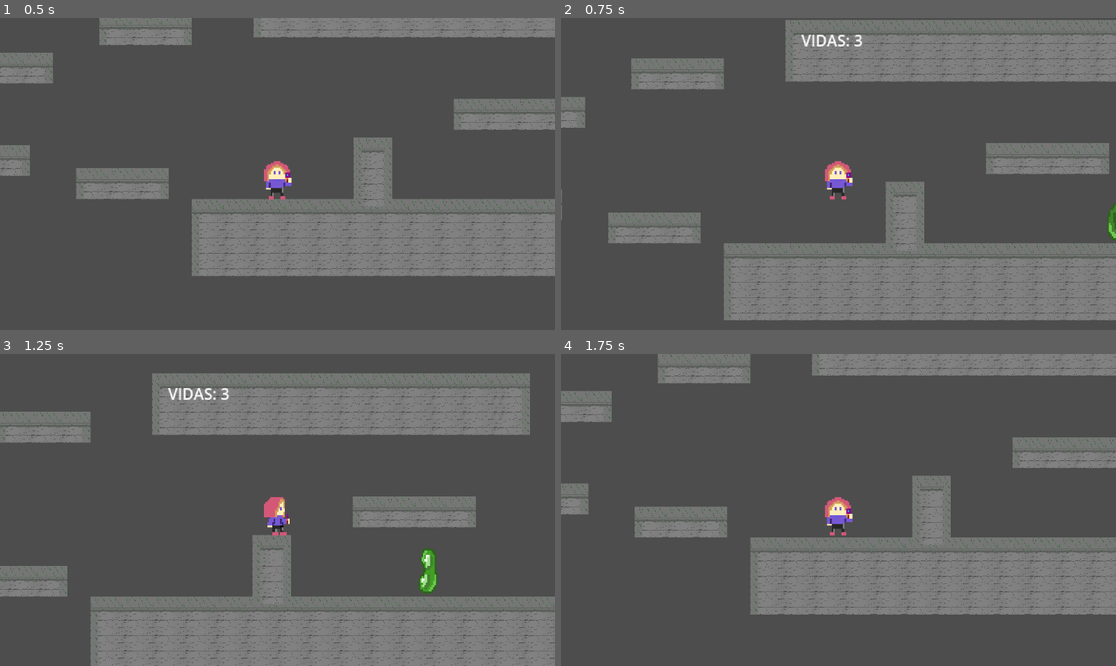
Above: before the commit, frames 1-4 (two rows, left to right).
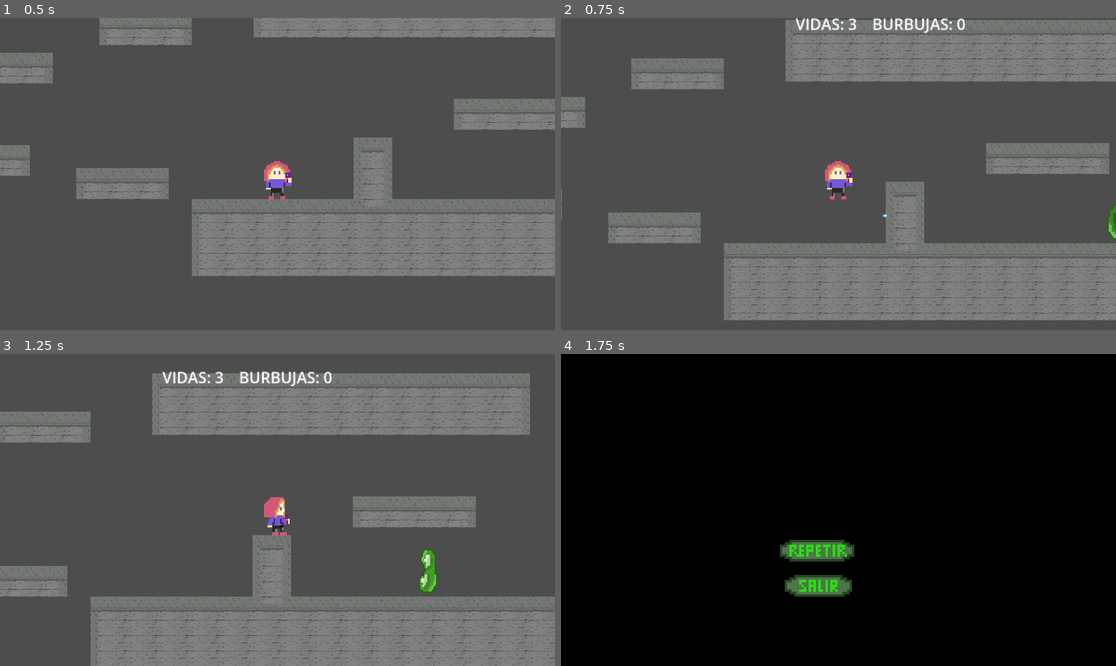
Above: after the commit, the same moments.

Repository: AntMan9VelRiv/Juego_Granada_Game_Jam_2025
Game: Godot game, scene res://escenas/nivel.tscn
Two runs of this game, one before a commit and one after it. Both use one fixed random seed, a clock stepped at 60 frames per second and the inputs below. This scene is started directly instead of the project's main scene. Video files are missing from this copy of the repository; at most half a second of black plays in their place.
Inputs:
- Up to frame 1 (0.5 s): no input
- Up to frame 2 (0.75 s): tap Enter (ui_accept) at 0.5 s; hold Right (ui_right) from 0.53 s (still down); hold X (habilidad) from 0.53 s (still down)
- Up to frame 3 (1.25 s): keep holding Right (ui_right); keep holding X (habilidad); tap Enter (ui_accept) at 0.77 s
- Up to frame 4 (1.75 s): keep holding Right (ui_right); release X (habilidad) at 1.28 s; tap X (habilidad) at 1.35 s; tap Enter (ui_accept) at 1.52 s

Frame 1 is identical in both runs. In frame 2, 0.8% of the frame differs, in the area x 42-73%, y 0-64%; in frame 3, 0.7%; in frame 4, 100%, in the area x 0-100%, y 0-100%.

Commit message:
Antes de la ida a casa

Diff:
--- a/toxicbubble/escenas/controlador.gd
+++ b/toxicbubble/escenas/controlador.gd
@@ -2,11 +2,15 @@
 
 var vidas_iniciales = 3  # Número inicial de vidas
 var vidas_actuales = vidas_iniciales  # Contador actual de vidas
-
+var burbujas_destruidas = 0  # Contador de burbujas destruidas
+var total_burbujas = 0
+var derrota = false
 var ruta_etiqueta_nivel: Label = null  # Referencia al Label en pantalla
 var current_scene: Node = null  # Referencia a la escena actual
 
-@onready var personaje: Node = null  # Referencia al personaje principal
+var ruta_etiqueta_burbujas= null # Referencia al Label de burbuja en pantalla
+
+@onready var personaje = null  # Referencia al personaje principal+
 
 func _ready():
 	# Inicializar la escena actual
@@ -22,15 +26,20 @@
 	actualizar_vidas()
 
 func restar_vida():
+	if derrota:  # Si ya está en derrota, no hacer nada
+		return
+
 	# Resta una vida y actualiza la pantalla
 	vidas_actuales -= 1
 	actualizar_vidas()
 
 	if vidas_actuales <= 0:
 		print("Vidas agotadas. Reiniciando nivel...")
-		goto_scene("res://escenas/nivel.tscn")  # Cambia esta ruta según tu nivel
+		derrota = true  # Marca que el jugador está en derrota
+		goto_derrota()  # Cambia a la escena de derrota
 	else:
 		reposicionar_personaje()
+
 
 func actualizar_vidas():
 	# Actualiza el texto del contador en pantalla
@@ -68,5 +77,49 @@
 		print("Error: No se pudo cargar la escena en la ruta:", path)
 
 func jugadorCaido():
-	print("Jugador caído. Reiniciando escena...")
-	goto_scene("res://escenas/nivel.tscn")
+	vidas_actuales -= 1
+	actualizar_vidas()
+	if vidas_actuales <= 0:
+		derrota = true
+		goto_derrota()
+	else:
+		print("Jugador caído. Reiniciando escena...")
+		goto_scene("res://escenas/nivel.tscn")
+
+func goto_victoria():
+	call_deferred("_deferred_change_scene", "res://escenas/victoria.tscn")
+
+func goto_derrota():
+	call_deferred("_deferred_change_scene", "res://escenas/derrota.tscn")
+
+func _deferred_change_scene(ruta: String):
+	get_tree().change_scene_to_file(ruta)
+
+func asignar_label_burbujas(label_nodo: Label):
+	ruta_etiqueta_burbujas = label_nodo
+	actualizar_burbujas_label()
+
+func actualizar_burbujas_label():
+	if ruta_etiqueta_burbujas:
+		ruta_etiqueta_burbujas.text = "BURBUJAS: " + str(burbujas_destruidas)
+
+func actualizar_burbujas_destruidas():
+	burbujas_destruidas += 1
+	actualizar_burbujas_label()  # Actualiza el Label en pantalla
+	if burbujas_destruidas >= total_burbujas:
+		goto_victoria()
+	print("Burbujas destruidas: ", burbujas_destruidas)
+
+func reiniciar_variables():
+	# Reinicia las variables del juego
+	vidas_actuales = vidas_iniciales  # Reinicia el contador de vidas
+	burbujas_destruidas = 0  # Reinicia el contador de burbujas
+
+	# Reinicia las referencias a los Labels (pueden ser reasignadas en _ready)
+	ruta_etiqueta_nivel = null
+	ruta_etiqueta_burbujas = null
+	# Si las referencias a los Labels son válidas, actualiza su texto
+	if is_instance_valid(ruta_etiqueta_nivel):
+		ruta_etiqueta_nivel.text = "VIDAS: " + str(vidas_actuales)
+	if is_instance_valid(ruta_etiqueta_burbujas):
+		ruta_etiqueta_burbujas.text = "BURBUJAS: " + str(burbujas_destruidas)
--- /dev/null
+++ b/toxicbubble/escenas/derrota.gd
@@ -0,0 +1,26 @@
+extends Node2D
+
+@onready var video_player = $VideoStreamPlayer
+# Called when the node enters the scene tree for the first time.
+func _ready() -> void:
+	$Sprite2D.visible = false  # Ocultar la imagen al inicio
+	video_player.play()  # Inicia el video automáticamente
+
+
+func _on_video_stream_player_finished() -> void:
+	$VideoStreamPlayer.stop()
+	$Sprite2D.visible = true  # Mostrar la imagen estática
+	print("El video ha terminado y se ha pausado en el último fotograma.")
+
+
+func _on_button_repetir_pressed() -> void:
+	Controlador.reiniciar_variables()
+	get_tree().change_scene_to_file("res://escenas/nivel.tscn")
+
+func _on_button_salir_pressed() -> void:
+	print("Botón presionado")  # Depuración
+	get_tree().quit()
+
+func cambiar_escena():
+	var current_scene_path = get_tree().current_scene.get_scene_file_path()
+	get_tree().change_scene_to_file(current_scene_path)
--- /dev/null
+++ b/toxicbubble/escenas/derrota.tscn
@@ -0,0 +1,48 @@
+[gd_scene load_steps=6 format=3 uid="uid://br73a24lx8ysc"]
+
+[ext_resource type="Script" path="res://escenas/derrota.gd" id="1_3hibt"]
+[ext_resource type="VideoStream" path="res://graficos/Sequence-_3_.ogv" id="1_n380r"]
+[ext_resource type="Texture2D" uid="uid://ciedhfoe6jex" path="res://graficos/captura derrota.png" id="3_1w7o4"]
+[ext_resource type="Texture2D" uid="uid://coa2xhxd1f1o4" path="res://graficos/boton salir.png" id="4_n8y35"]
+[ext_resource type="Texture2D" uid="uid://b8212jbi8cf5p" path="res://graficos/boton repetir.png" id="5_0qru6"]
+
+[node name="Node2D" type="Node2D"]
+script = ExtResource("1_3hibt")
+
+[node name="VideoStreamPlayer" type="VideoStreamPlayer" parent="."]
+offset_right = 1155.0
+offset_bottom = 650.0
+stream = ExtResource("1_n380r")
+autoplay = true
+expand = true
+
+[node name="Sprite2D" type="Sprite2D" parent="."]
+position = Vector2(575, 322.5)
+scale = Vector2(1.12561, 0.843953)
+texture = ExtResource("3_1w7o4")
+
+[node name="ButtonRepetir" type="Button" parent="."]
+offset_left = 484.0
+offset_top = 389.0
+offset_right = 585.0
+offset_bottom = 426.0
+
+[node name="Sprite2D" type="Sprite2D" parent="ButtonRepetir"]
+position = Vector2(455, -93)
+scale = Vector2(5, 5)
+texture = ExtResource("5_0qru6")
+
+[node name="ButtonSalir" type="Button" parent="."]
+offset_left = 486.0
+offset_top = 465.0
+offset_right = 587.0
+offset_bottom = 502.0
+
+[node name="Sprite2D" type="Sprite2D" parent="ButtonSalir"]
+position = Vector2(468, -26)
+scale = Vector2(5, 5)
+texture = ExtResource("4_n8y35")
+
+[connection signal="finished" from="VideoStreamPlayer" to="." method="_on_video_stream_player_finished"]
+[connection signal="pressed" from="ButtonRepetir" to="." method="_on_button_repetir_pressed"]
+[connection signal="pressed" from="ButtonSalir" to="." method="_on_button_salir_pressed"]
--- a/toxicbubble/escenas/habilidad.gd
+++ b/toxicbubble/escenas/habilidad.gd
@@ -25,8 +25,10 @@
 
 # Detectar colisiones con cuerpos
 func _on_Habilidad_body_entered(body: Node) -> void:
-	# Acciones cuando la habilidad colisiona con algo
-	queue_free()  # Destruir la habilidad al colisionar
+	if body.is_in_group("enemigo"):  # Si golpea un enemigo (burbuja)
+		if body.has_method("recibir_golpe"):  # Verifica que el enemigo tenga el método "recibir_golpe"
+			body.recibir_golpe()  # Llama al método de la burbuja para manejar el golpe
+	queue_free()  # La habilidad siempre se destruye después de colisionar
 
 func cambiar_animacion(nueva_animacion):
 	if nueva_animacion != animacion_actual:
--- a/toxicbubble/escenas/latoxica.gd
+++ b/toxicbubble/escenas/latoxica.gd
@@ -7,6 +7,10 @@
 const INTERVALO_CAMBIO_DIRECCION = 2.0
 
 const SEPARACION = 20.0  # Distancia mínima para separar al objeto tras colisión
+
+# Nueva variable para los golpes necesarios para destruir la burbuja
+var golpes_necesarios = 3
+var golpes_recibidos = 0  # Contador de golpes recibidos
 
 #Dirección inicial
 var direction: Vector2 = Vector2(1, 0)
@@ -79,9 +83,25 @@
 
 
 
+func recibir_golpe():
+	golpes_recibidos += 1
+	print("Golpes recibidos: ", golpes_recibidos)  # Depuración en consola
+
+	if golpes_recibidos >= golpes_necesarios:
+		queue_free()  # Destruir la burbuja si alcanza el número de golpes necesarios
+		var controlador = get_tree().get_root().get_node("Controlador")
+		if controlador:
+			controlador.actualizar_burbujas_destruidas()
 
 func _on_area_2d_body_entered(body: Node2D) -> void:
-	if body.is_in_group("personaje"):
-		body._on_hurt()
 
-	pass # Replace with function body.
+	if body.is_in_group("habilidad"):  # Detectar si el objeto colisionado es una habilidad
+		golpes_recibidos += 1  # Incrementar el contador de golpes
+		print("Golpes recibidos: ", golpes_recibidos)  # Depuración en consola
+
+		if golpes_recibidos >= golpes_necesarios:
+			# Destruir la burbuja si alcanza el número de golpes necesarios
+			queue_free()
+			var controlador = get_tree().get_root().get_node("Controlador")
+			if controlador:
+				controlador.actualizar_burbujas_destruidas()
--- a/toxicbubble/escenas/nivel.gd
+++ b/toxicbubble/escenas/nivel.gd
@@ -1,19 +1,19 @@
 extends Node2D
 
-@onready var label_vidas: Label = $Label  # Referencia al Label en pantalla
+@onready var label_vidas: Label = $LabelVidas # Referencia al Label en pantalla
 @onready var personaje: CharacterBody2D = $personaje  # Referencia al personaje principal
 @export var rigidbody_to_change: RigidBody2D  # Export para asignarlo desde el editor
 
 @onready var area_detector: Area2D = $Area2D  # Referencia al Area2D
+@onready var label_burbujas: Label = $LabelBurbujas # Referencia al label de burbujas en pantalla
 
 func _ready():
 	# Asignar referencias al controlador si existe
 	if Controlador:
 		Controlador.asignar_personaje(personaje)
 		Controlador.asignar_label_vidas(label_vidas)
-
-	# Conectar la señal del área
-	area_detector.body_entered.connect(_on_area_2d_body_entered)
+		Controlador.asignar_label_burbujas(label_burbujas)
+		Controlador.total_burbujas = 1
 
 func _on_area_2d_body_entered(body: Node2D) -> void:
 	if body == personaje:  # Asegurarnos de que sea el personaje exacto
--- a/toxicbubble/escenas/nivel.tscn
+++ b/toxicbubble/escenas/nivel.tscn
@@ -159,14 +159,22 @@
 
 [node name="Camera2D" type="Camera2D" parent="personaje"]
 
-[node name="Label" type="Label" parent="."]
+[node name="LabelVidas" type="Label" parent="."]
 custom_minimum_size = Vector2(150, 70)
-offset_left = 18.0
-offset_top = 35.0
-offset_right = 168.0
-offset_bottom = 105.0
+offset_left = 6.0
+offset_top = 1.0
+offset_right = 156.0
+offset_bottom = 71.0
 scale = Vector2(2, 2)
 text = "VIDAS: 0"
+
+[node name="LabelBurbujas" type="Label" parent="."]
+offset_left = 165.0
+offset_top = 1.0
+offset_right = 363.0
+offset_bottom = 24.0
+scale = Vector2(2, 2)
+text = "BURBUJAS DESTRUIDAS: 0"
 
 [node name="CharacterBody2D" parent="." instance=ExtResource("2_y5ius")]
 position = Vector2(-1500, 267)
--- a/toxicbubble/escenas/personaje.gd
+++ b/toxicbubble/escenas/personaje.gd
@@ -9,7 +9,7 @@
 @export var habilidad: PackedScene # Obtener la habilidad como nodo hijo
 
 # Distancia extra para evitar que la habilidad se choque con el personaje
-var espacio_entre_habilidad_personaje = 40.0
+var espacio_entre_habilidad_personaje = 48.0
 var distancia_ejey_habilidad = 0  # Ajustar esta variable para mover la habilidad hacia abajo
 
 # Se usará el offset para lanzar la habilidad a una altura más baja
--- /dev/null
+++ b/toxicbubble/escenas/victoria.gd
@@ -0,0 +1,28 @@
+extends Node2D
+
+@onready var video_player = $VideoStreamPlayer
+# Called when the node enters the scene tree for the first time.
+func _ready() -> void:
+	$Sprite2D.visible = false  # Ocultar la imagen al inicio
+	video_player.play()  # Inicia el video automáticamente
+
+
+func _on_video_stream_player_finished() -> void:
+	$VideoStreamPlayer.stop()
+	$Sprite2D.visible = true  # Mostrar la imagen estática
+	print("El video ha terminado y se ha pausado en el último fotograma.")
+
+
+
+func _on_button_salir_pressed() -> void:
+	print("Botón presionado")  # Depuración
+	get_tree().quit()
+
+
+func _on_button_repetir_pressed() -> void:
+	Controlador.reiniciar_variables()
+	get_tree().change_scene_to_file("res://escenas/nivel.tscn")
+
+func cambiar_escena():
+	var current_scene_path = get_tree().current_scene.get_scene_file_path()
+	get_tree().change_scene_to_file(current_scene_path)
--- /dev/null
+++ b/toxicbubble/escenas/victoria.tscn
@@ -0,0 +1,48 @@
+[gd_scene load_steps=6 format=3 uid="uid://bnay6ttl1jf8p"]
+
+[ext_resource type="VideoStream" path="res://graficos/Sequence-_2_.ogv" id="1_awhfa"]
+[ext_resource type="Script" path="res://escenas/victoria.gd" id="1_nq277"]
+[ext_resource type="Texture2D" uid="uid://c7lq65mmnvdkq" path="res://graficos/captura victoria.png" id="3_h3joc"]
+[ext_resource type="Texture2D" uid="uid://coa2xhxd1f1o4" path="res://graficos/boton salir.png" id="4_q4xck"]
+[ext_resource type="Texture2D" uid="uid://b8212jbi8cf5p" path="res://graficos/boton repetir.png" id="5_giw4c"]
+
+[node name="Node2D" type="Node2D"]
+script = ExtResource("1_nq277")
+
+[node name="VideoStreamPlayer" type="VideoStreamPlayer" parent="."]
+offset_right = 1156.0
+offset_bottom = 648.0
+stream = ExtResource("1_awhfa")
+autoplay = true
+expand = true
+
+[node name="Sprite2D" type="Sprite2D" parent="."]
+position = Vector2(575.25, 322)
+scale = Vector2(1.12927, 0.851175)
+texture = ExtResource("3_h3joc")
+
+[node name="ButtonSalir" type="Button" parent="."]
+offset_left = 531.0
+offset_top = 502.0
+offset_right = 621.0
+offset_bottom = 531.0
+
+[node name="Sprite2D" type="Sprite2D" parent="ButtonSalir"]
+position = Vector2(471, -30)
+scale = Vector2(5, 5)
+texture = ExtResource("4_q4xck")
+
+[node name="ButtonRepetir" type="Button" parent="."]
+offset_left = 528.0
+offset_top = 433.0
+offset_right = 618.0
+offset_bottom = 462.0
+
+[node name="Sprite2D" type="Sprite2D" parent="ButtonRepetir"]
+position = Vector2(459, -98)
+scale = Vector2(5, 5)
+texture = ExtResource("5_giw4c")
+
+[connection signal="finished" from="VideoStreamPlayer" to="." method="_on_video_stream_player_finished"]
+[connection signal="pressed" from="ButtonSalir" to="." method="_on_button_salir_pressed"]
+[connection signal="pressed" from="ButtonRepetir" to="." method="_on_button_repetir_pressed"]
Binary file added: toxicbubble/graficos/boton menu.png
Not shown, added: toxicbubble/graficos/boton menu.png.import
Binary file added: toxicbubble/graficos/boton repetir.png
Not shown, added: toxicbubble/graficos/boton repetir.png.import
Binary file added: toxicbubble/graficos/boton salir.png
Not shown, added: toxicbubble/graficos/boton salir.png.import
Binary file changed: toxicbubble/graficos/burbuja alcantarilla.png
Binary file added: toxicbubble/graficos/captura derrota.png
Not shown, added: toxicbubble/graficos/captura derrota.png.import
Binary file added: toxicbubble/graficos/captura victoria.png
Not shown, added: toxicbubble/graficos/captura victoria.png.import
Not shown, added: toxicbubble/graficos/Sequence (2).mp4
(and 3 more such lines)
